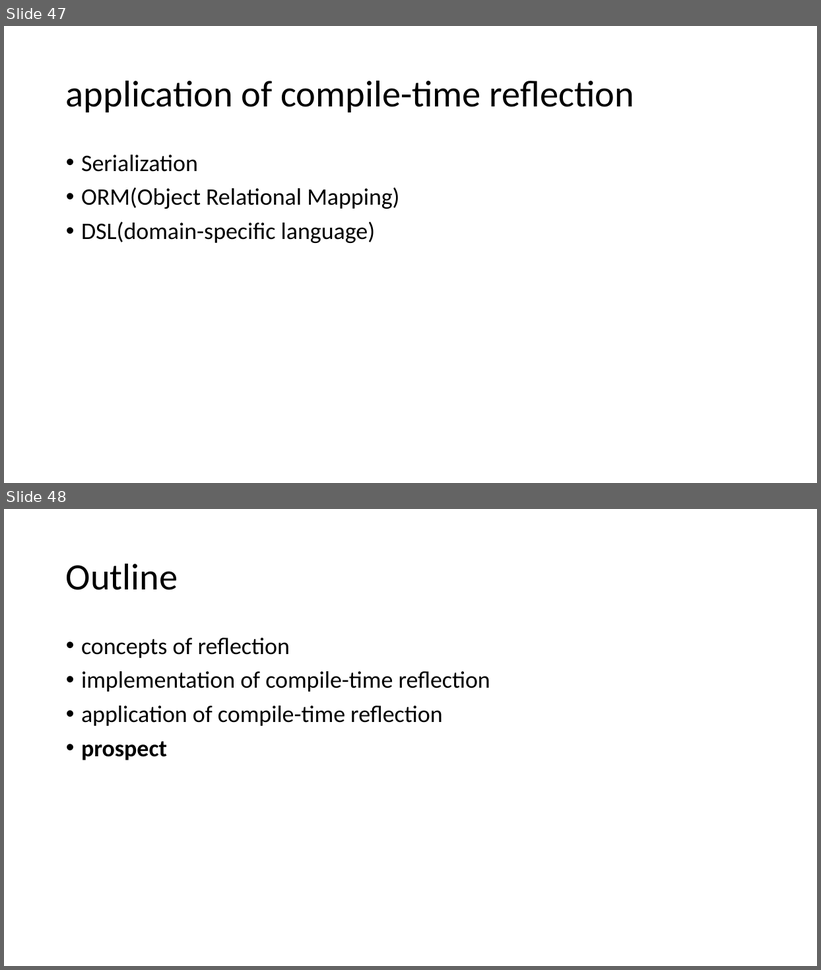
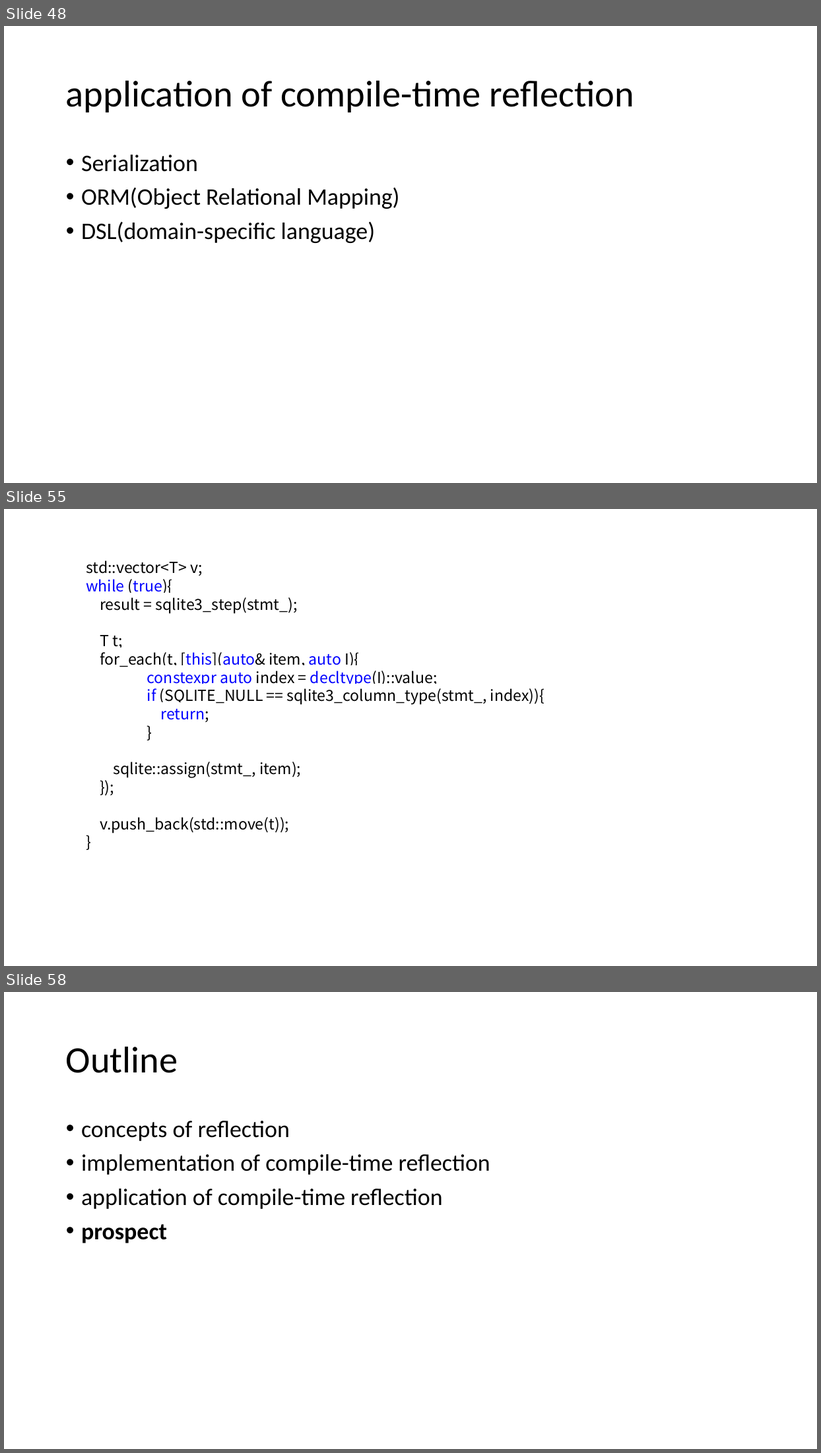
Before and after one commit to qicosmos/cppcon2017, a slide deck: cppcon2017.pptx. Shown one above the other, each under a label of ours: slides 47 and 48 before the commit, slides 48, 55 and 58 after it; the slides between them are not shown. The pictures are 821x970 and 821x1453 pixels, drawn with LibreOffice and Linux fonts; fonts in the diff are those of the drawing. Boxes give left, top, right and bottom in pixels: in the first picture for what was removed or moved away, otherwise in the second. Text is boxed around its words. In the diff, an @@ line names an element or a change of style, - is before the commit and + after.

```diff
--- a/cppcon2017.pptx
+++ b/cppcon2017.pptx
@@ slide 55 added at box(4, 509, 817, 966), background #FFFFFF @@
@@ text added at box(86, 560, 545, 833), 18 pt, text #000000 @@
+std::vector<T> v;
+while (true){
+result = sqlite3_step(stmt_);
+T t;
+for_each(t, [this](auto& item, auto I){
+constexpr auto index = decltype(I)::value;
+if (SQLITE_NULL == sqlite3_column_type(stmt_, index)){
+return;
+}
+sqlite::assign(stmt_, item);
+});
+v.push_back(std::move(t));
+}
@@ what was slide 47 is now slide 48 @@
@@ what was slide 48 is now slide 58 @@
```
Also in this commit, not shown: 1 slide changed, 9 other slides added.
